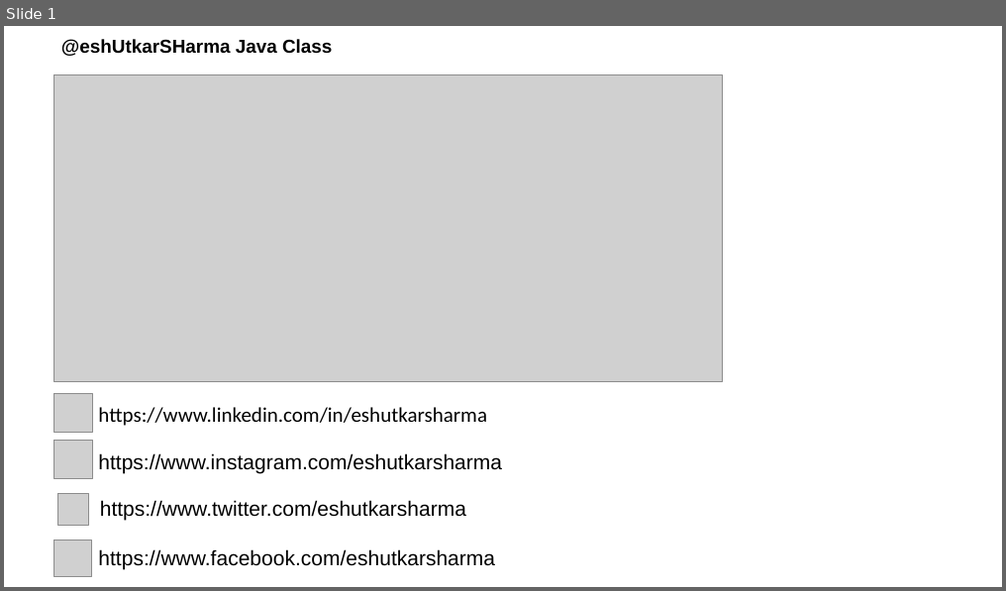
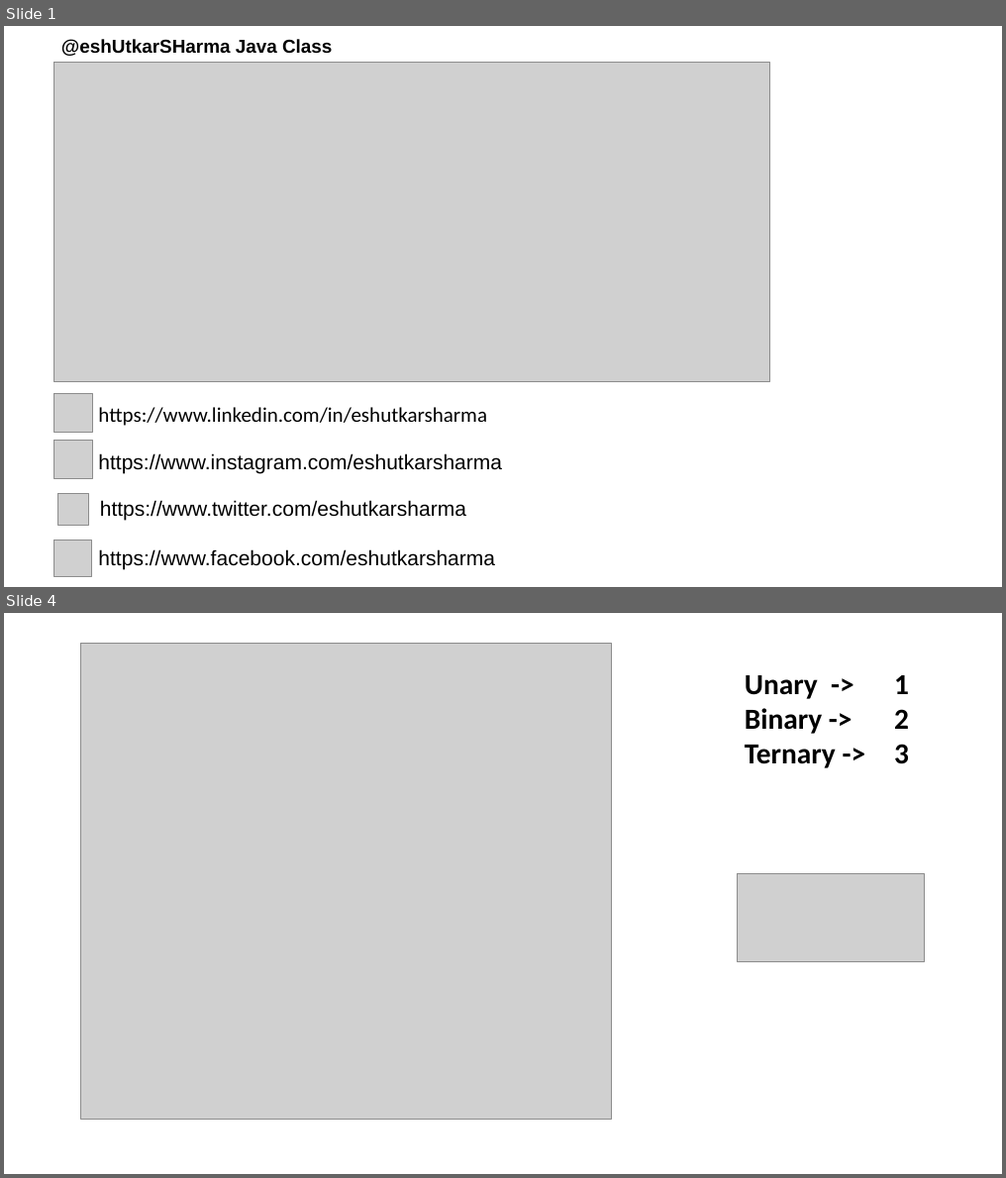
Before and after one commit to eusGithubwork/javaStudy, a slide deck: java.pptx. Shown one above the other, each under a label of ours: slide 1 before the commit, slides 1 and 4 after it; the slides between them are not shown. The pictures are 1006x591 and 1006x1178 pixels, drawn with LibreOffice and Linux fonts; fonts in the diff are those of the drawing; grey boxes stand for pictures. Boxes give left, top, right and bottom in pixels: in the first picture for what was removed or moved away, otherwise in the second. Text is boxed around its words. In the diff, an @@ line names an element or a change of style, - is before the commit and + after.

```diff
--- a/java.pptx
+++ b/java.pptx
@@ slide 4 added at (4, 613, 1002, 1174), background #FFFFFF @@
@@ picture added at (81, 643, 612, 1119) @@
@@ text added at (745, 675, 909, 768), 28 pt, text #000000, bold @@
+Unary -> 1
+Binary -> 2
+Ternary -> 3
@@ picture added at (738, 873, 925, 961) @@
@@ slide 1 changed as well @@
@@ picture: place and size @@
-picture at (54, 75, 723, 382)
+picture at (54, 62, 770, 381)
```
Also in this commit, not shown: 2 other slides changed, 5 other slides added, 1 slide removed.
